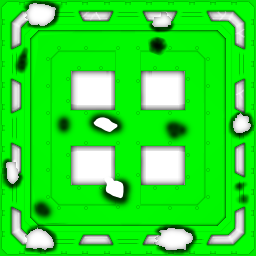
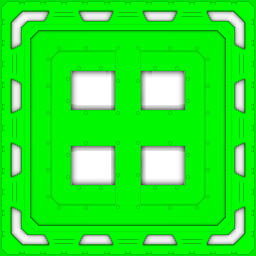
Layers edited between the first and the second 256x256 image:
hid "Roof_33" over [left=0, top=0, right=256, bottom=256]
showed "Roof" over [left=0, top=0, right=256, bottom=256]
